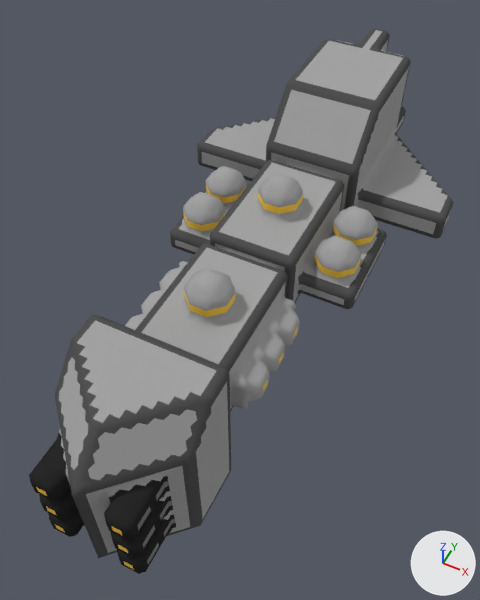
The OBJ model src/jsMain/resources/meshes/mechyrdia-4-auctoritas-class.obj as it was, and as the next commit left it.
Both versions are drawn from a camera (50 mm lens) standing at (23.9, -55.2, 69.2) and looking at (-0.9, -5.6, 7.3). The axes (+X, +Y, +Z) are drawn at lower right. The lights are the same throughout. Where no turn or scale is listed for an object, it has been applied to the vertices.

The first picture shows 'mechyrdia-4-auctoritas-class'.
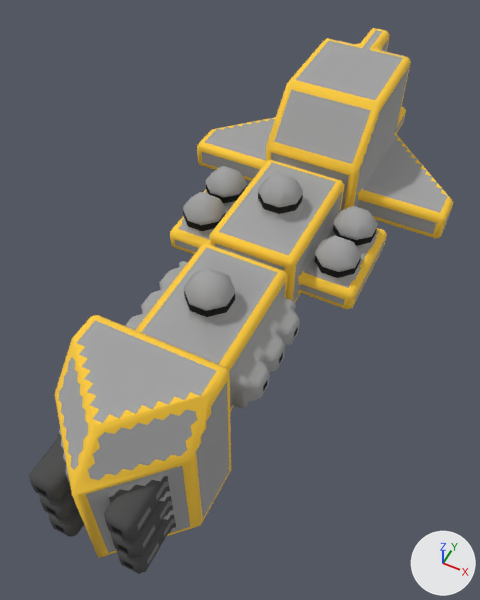
Location of each change, (x1, y1, x2, y2) in pixels of the pictures (480 x 600 px):
part 1 of me_mechyrdia_4_auctoritas_class, deleted
    before: (29, 28, 454, 574)
part 2 of me_mechyrdia_4_auctoritas_class, surface changed
    both: (29, 48, 445, 566)

Patch to the scene script:
```diff
--- a/src/jsMain/resources/meshes/mechyrdia-4-auctoritas-class.obj.py
+++ b/src/jsMain/resources/meshes/mechyrdia-4-auctoritas-class.obj.py
@@ me_mechyrdia_4_auctoritas_class @@
 # used by ob_mechyrdia_4_auctoritas_class; location = (0.0, 0.0, 0.0)
-me_mechyrdia_4_auctoritas_class.from_pydata(...)  # 11284 vertices, 22564 faces; spans x -18.5..18.5, y -39.0..39.0, z 0.0..23.0
+me_mechyrdia_4_auctoritas_class.from_pydata(...)  # 2254 vertices, 4165 faces; spans x -18.5..18.5, y -39.0..39.0, z 0.0..23.0
+# me_mechyrdia_4_auctoritas_class part 1: 9030 vertices removed from x -18.5..18.5, y -39.0..39.0, z 0.0..23.0
+# me_mechyrdia_4_auctoritas_class part 2: 413 kept faces spanning x -18.5..18.5, y -39.0..39.0, z 0.0..23.0 get new texture (UV) coordinates
 me_mechyrdia_4_auctoritas_class.materials.append(mat_mechyrdia_4_auctoritas_class)
```
